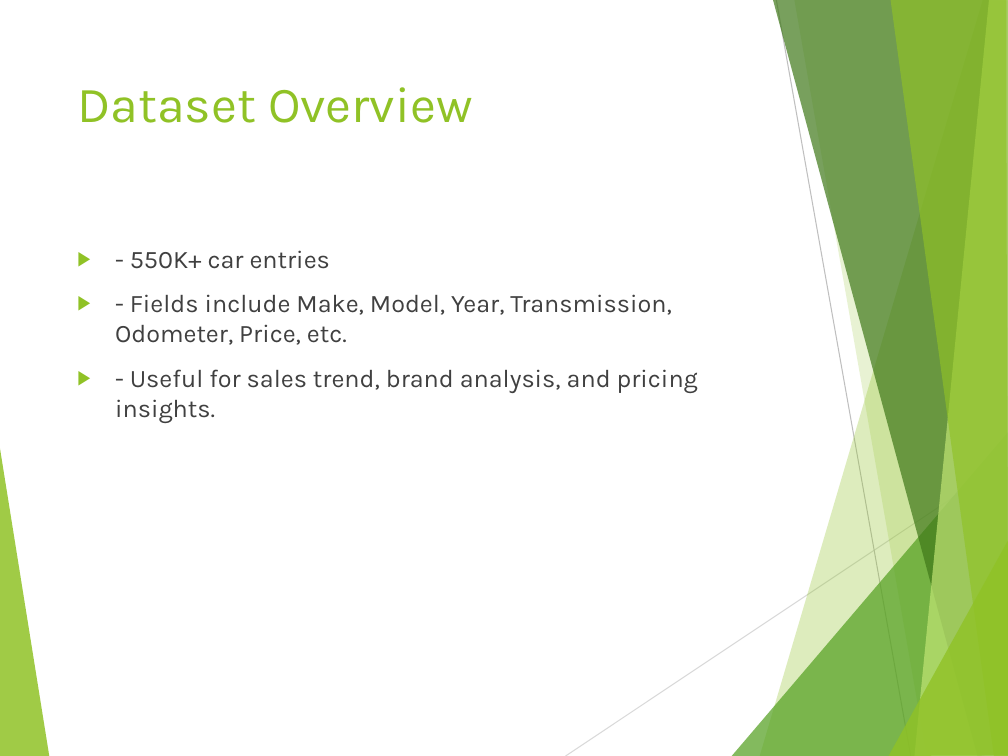
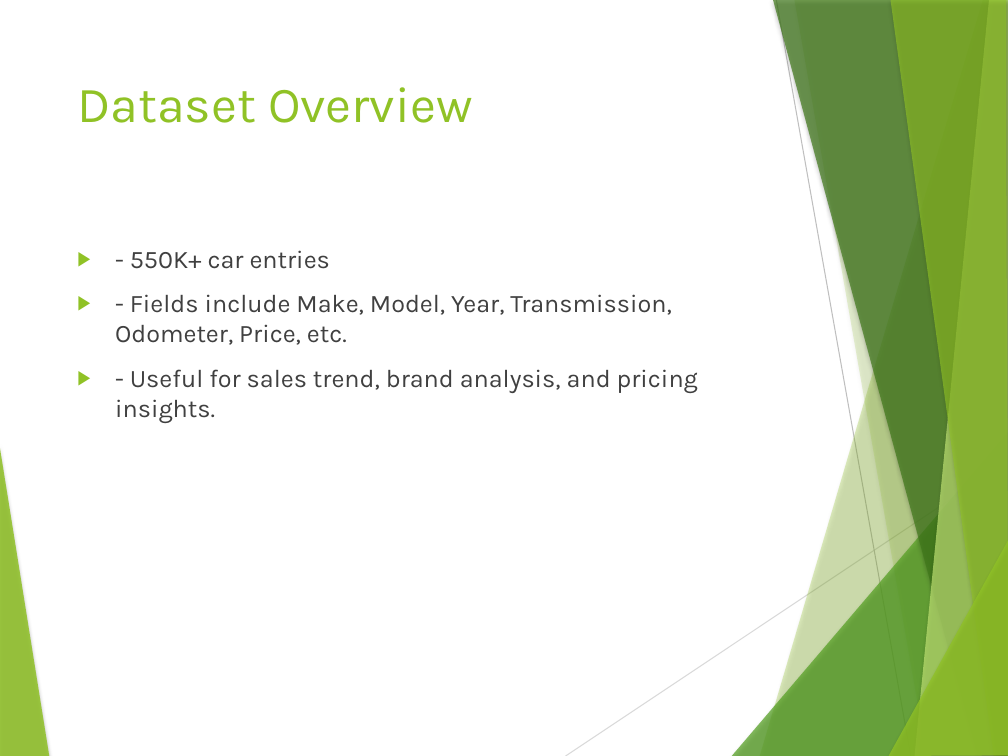
Before and after one commit to Rawatyashpal/Elevate_labs, a slide deck: slide 2 of Task4/Car_Prices_Dashboard_Summary_.pptx. Drawn at 1008x756 pixels with LibreOffice and Linux fonts; fonts in the diff are those of the drawing. Boxes give left, top, right and bottom in pixels: in the first picture for what was removed or moved away, otherwise in the second. Text is boxed around its words. In the diff, an @@ line names an element or a change of style, - is before the commit and + after.

```diff
--- a/Task4/Car_Prices_Dashboard_Summary_.pptx
+++ b/Task4/Car_Prices_Dashboard_Summary_.pptx
@@ shadow on in 7 elements at (760, 0, 1008, 756), (794, 0, 1008, 756), (732, 432, 1008, 756), (773, 0, 1008, 756), (914, 0, 1008, 756), (890, 0, 1008, 756), (888, 539, 1008, 756) @@
```
Also in this commit, not shown: 5 other slides changed.
